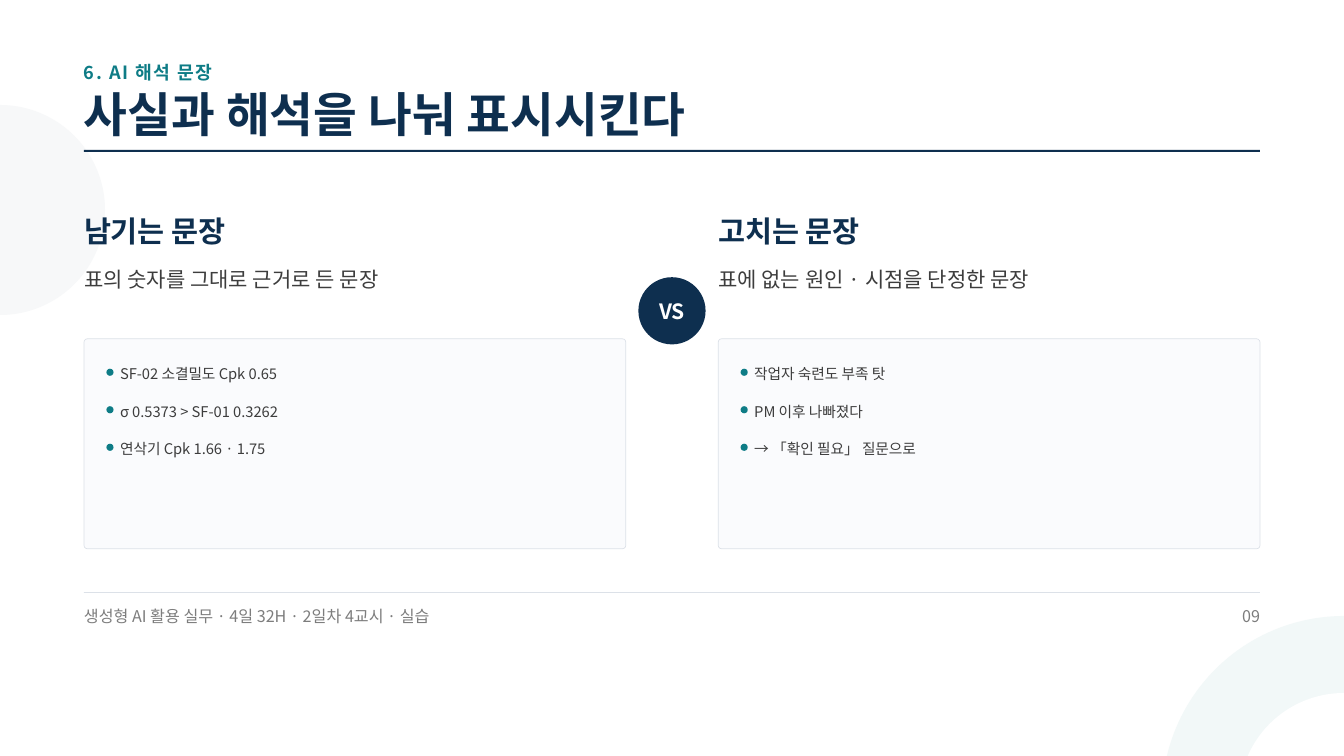
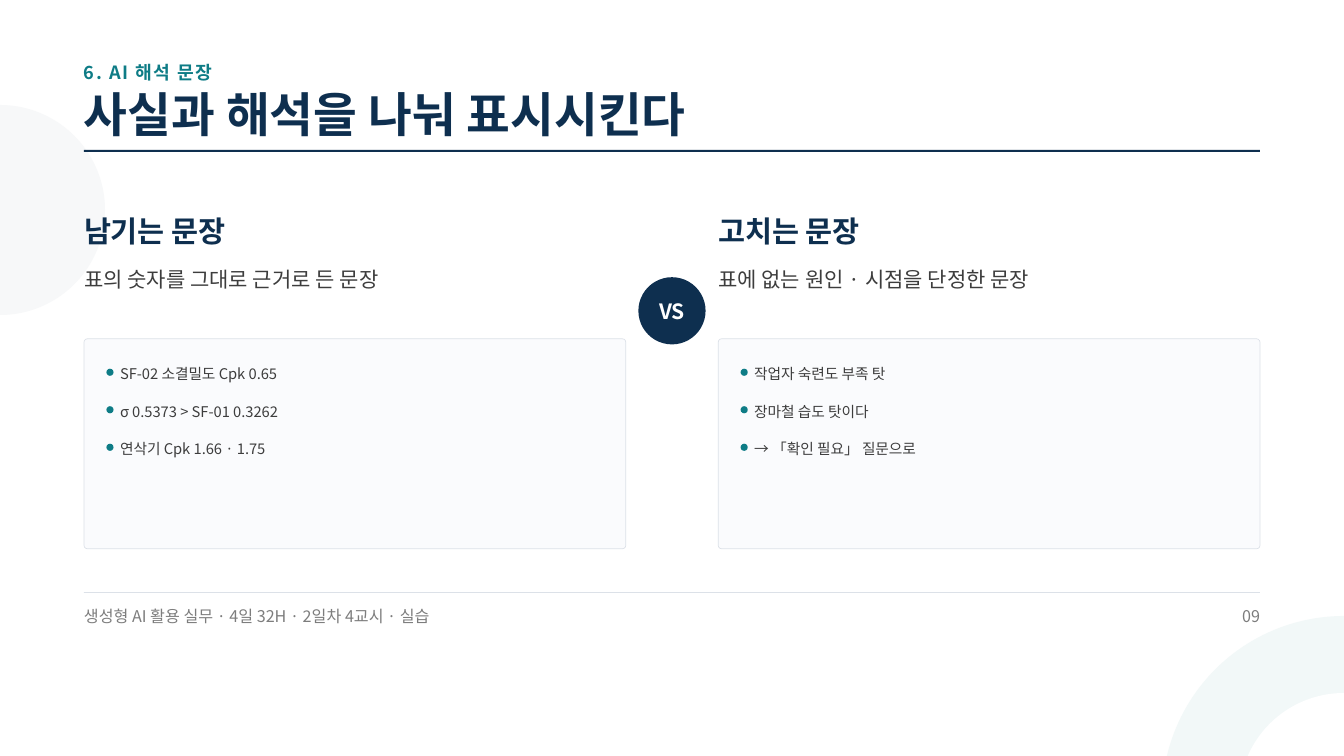
Before and after one commit to aebonlee/materials, a slide deck: slide 9 of knf/decks/d2p4.pptx. Drawn at 1344x756 pixels with LibreOffice and Linux fonts; fonts in the diff are those of the drawing. Boxes give left, top, right and bottom in pixels: in the first picture for what was removed or moved away, otherwise in the second. Text is boxed around its words. In the diff, an @@ line names an element or a change of style, - is before the commit and + after.

```diff
--- a/knf/decks/d2p4.pptx
+++ b/knf/decks/d2p4.pptx
@@ text at (754,404,869,418): text changed @@
-PM 이후 나빠졌다
+장마철 습도 탓이다
```
Also in this commit, not shown: 5 other files.
